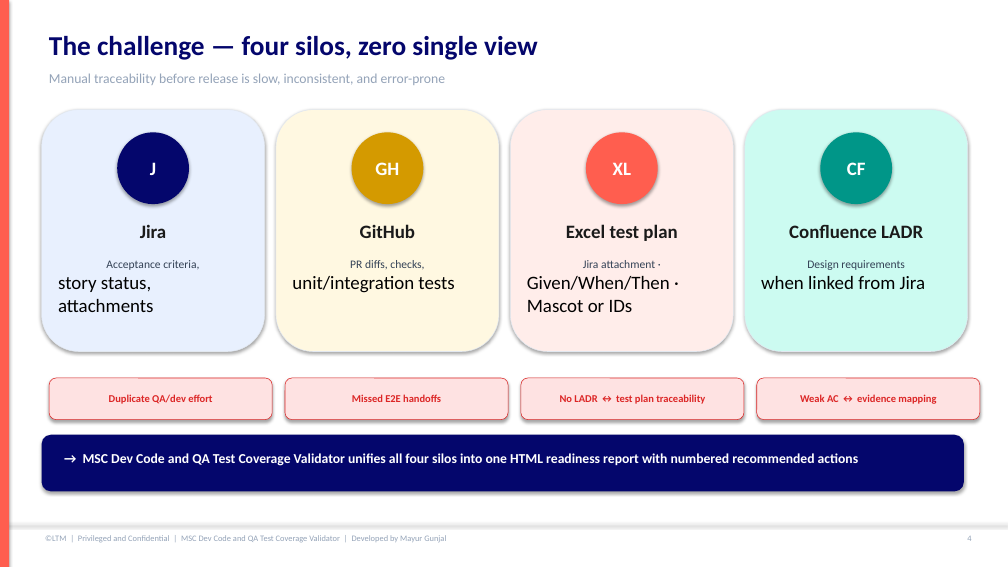
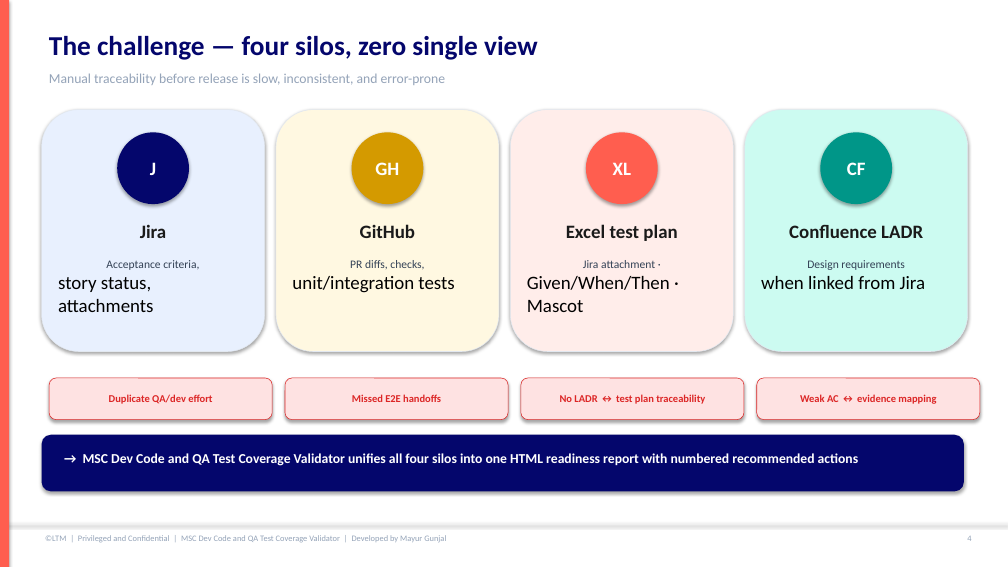
Before and after one commit to mgunjal11/pegasus-qa-agents-lab-copy, a slide deck: slide 5 of docs/MSC-Dev-Code-and-QA-Test-Coverage-Validator-Guide.pptx. Drawn at 1008x567 pixels with LibreOffice and Linux fonts; fonts in the diff are those of the drawing. Boxes give left, top, right and bottom in pixels: in the first picture for what was removed or moved away, otherwise in the second. Text is boxed around its words. In the diff, an @@ line names an element or a change of style, - is before the commit and + after.

```diff
--- a/docs/MSC-Dev-Code-and-QA-Test-Coverage-Validator-Guide.pptx
+++ b/docs/MSC-Dev-Code-and-QA-Test-Coverage-Validator-Guide.pptx
@@ text at box(527, 276, 670, 312): text changed @@
-Given/When/Then · Mascot or IDs
+Given/When/Then · Mascot
```
Also in this commit, not shown: 2 other slides changed, 4 other files.
